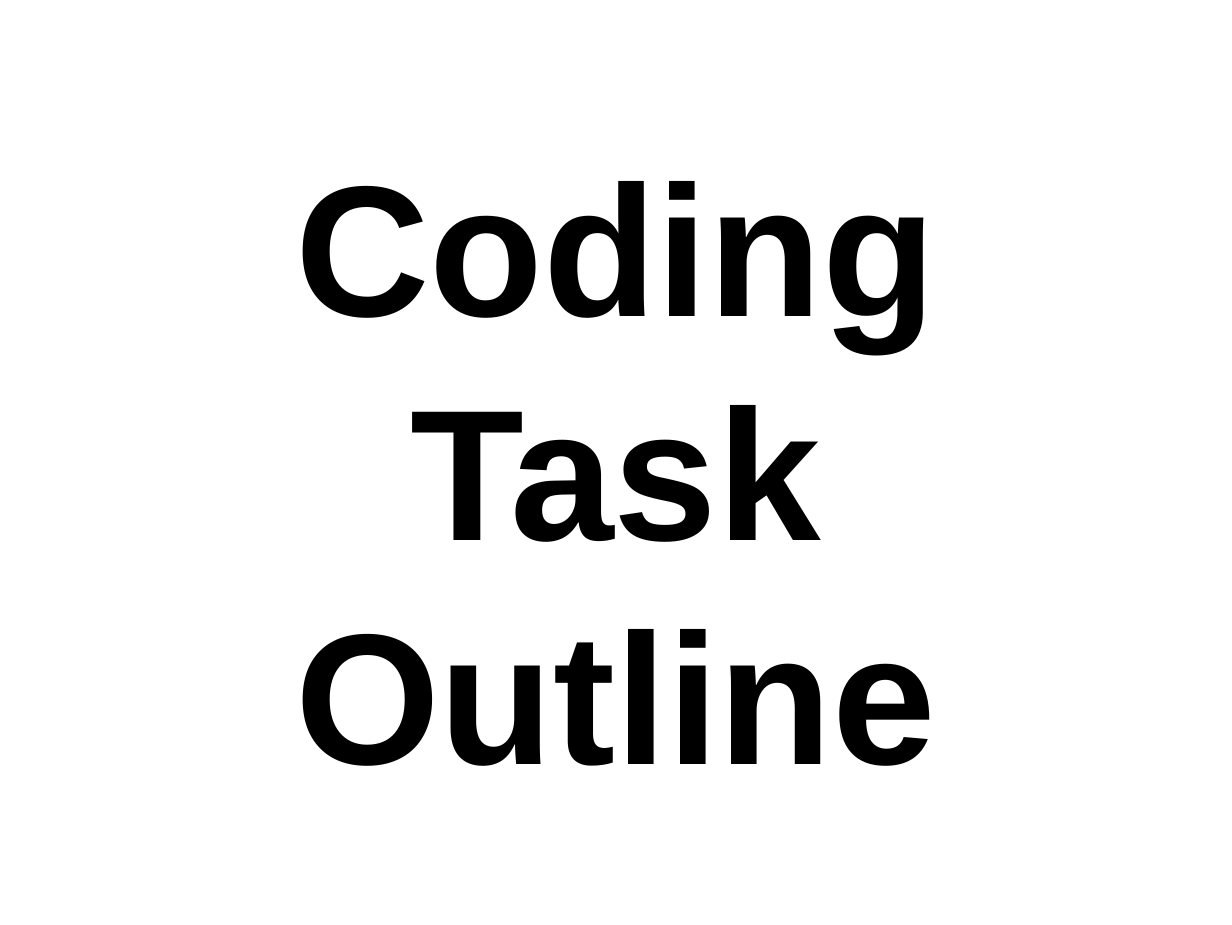
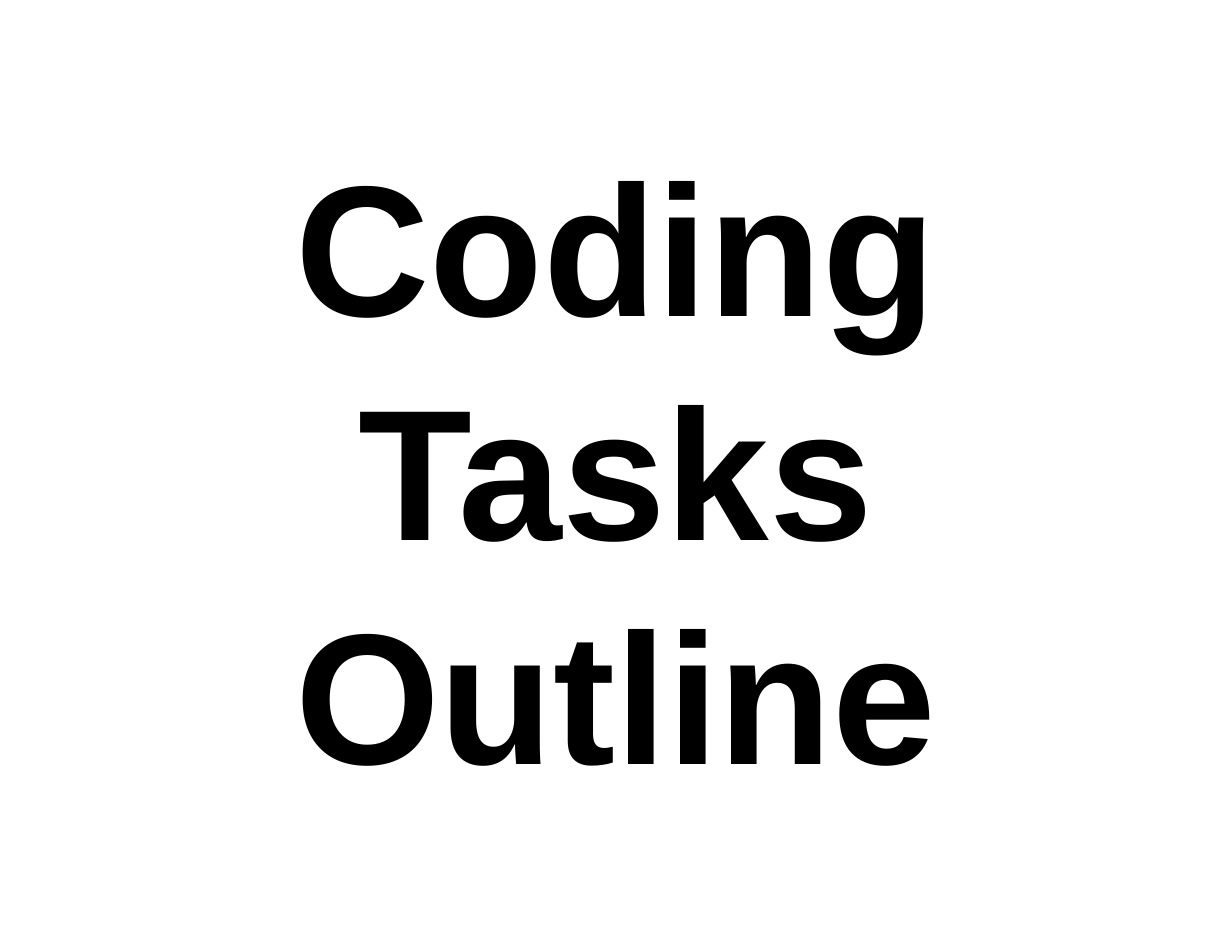
Before and after one commit to thewoolleyman/ci_for_the_rails_guy_or_gal, a slide deck: slide 15 of presentation/ci_for_the_web_2.0_guy_or_gal.odp (slide 32 before the commit). Drawn at 1232x925 pixels with LibreOffice and Linux fonts; fonts in the diff are those of the drawing. Boxes give left, top, right and bottom in pixels: in the first picture for what was removed or moved away, otherwise in the second. Text is boxed around its words. In the diff, an @@ line names an element or a change of style, - is before the commit and + after.

```diff
--- a/presentation/ci_for_the_web_2.0_guy_or_gal.odp
+++ b/presentation/ci_for_the_web_2.0_guy_or_gal.odp
@@ title at (295, 181, 936, 766): text changed @@
-Coding
-Task
-Outline
+Coding
+Tasks
+Outline
```
Also in this commit, not shown: 4 other slides changed, 7 slides added, 1 slide removed, 1 other file.
